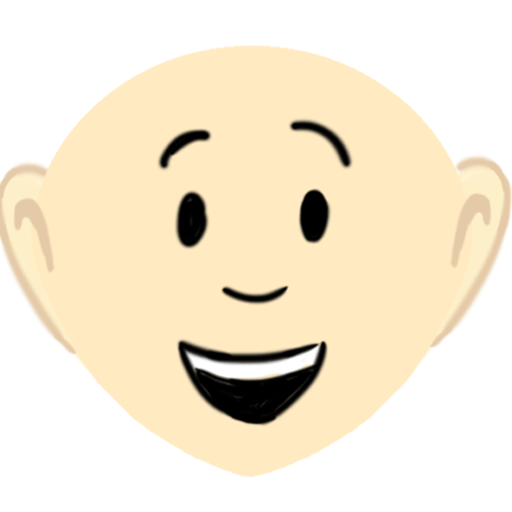
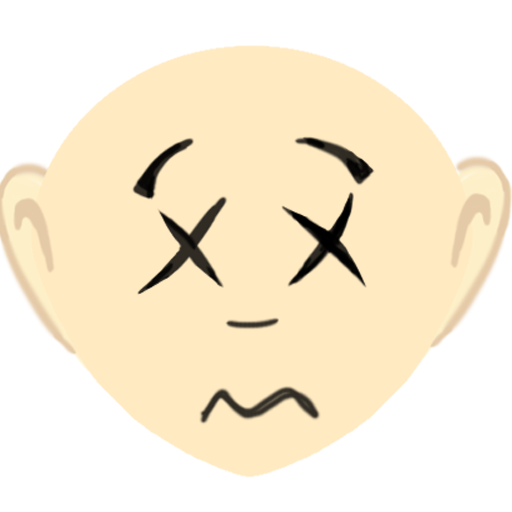
Layer changes from the first 512x512 image to the second:
showed "FaintedFace", painted on it over [131, 135, 375, 425]
hid "RegFace" over [156, 117, 355, 427]
